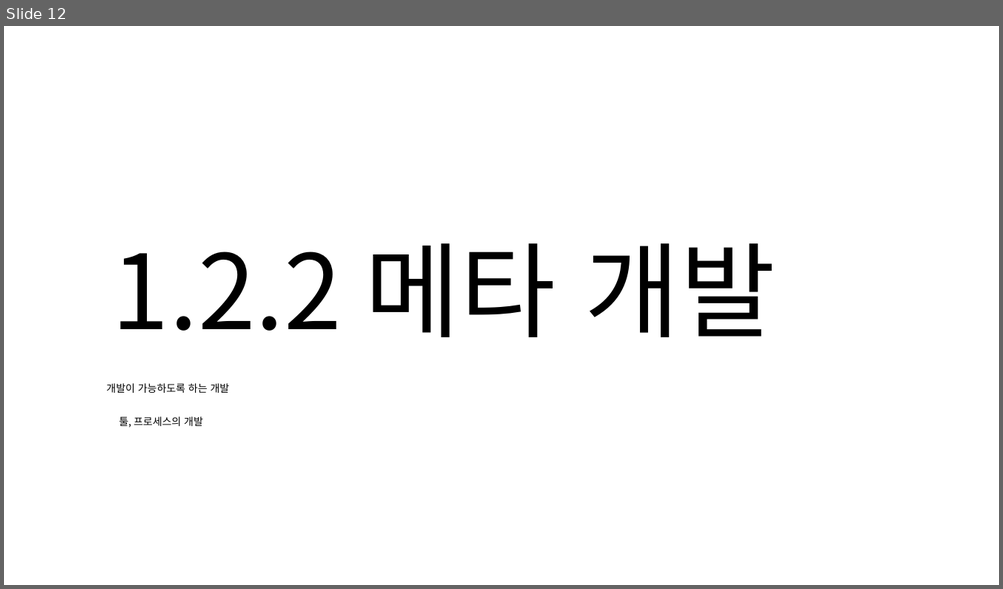
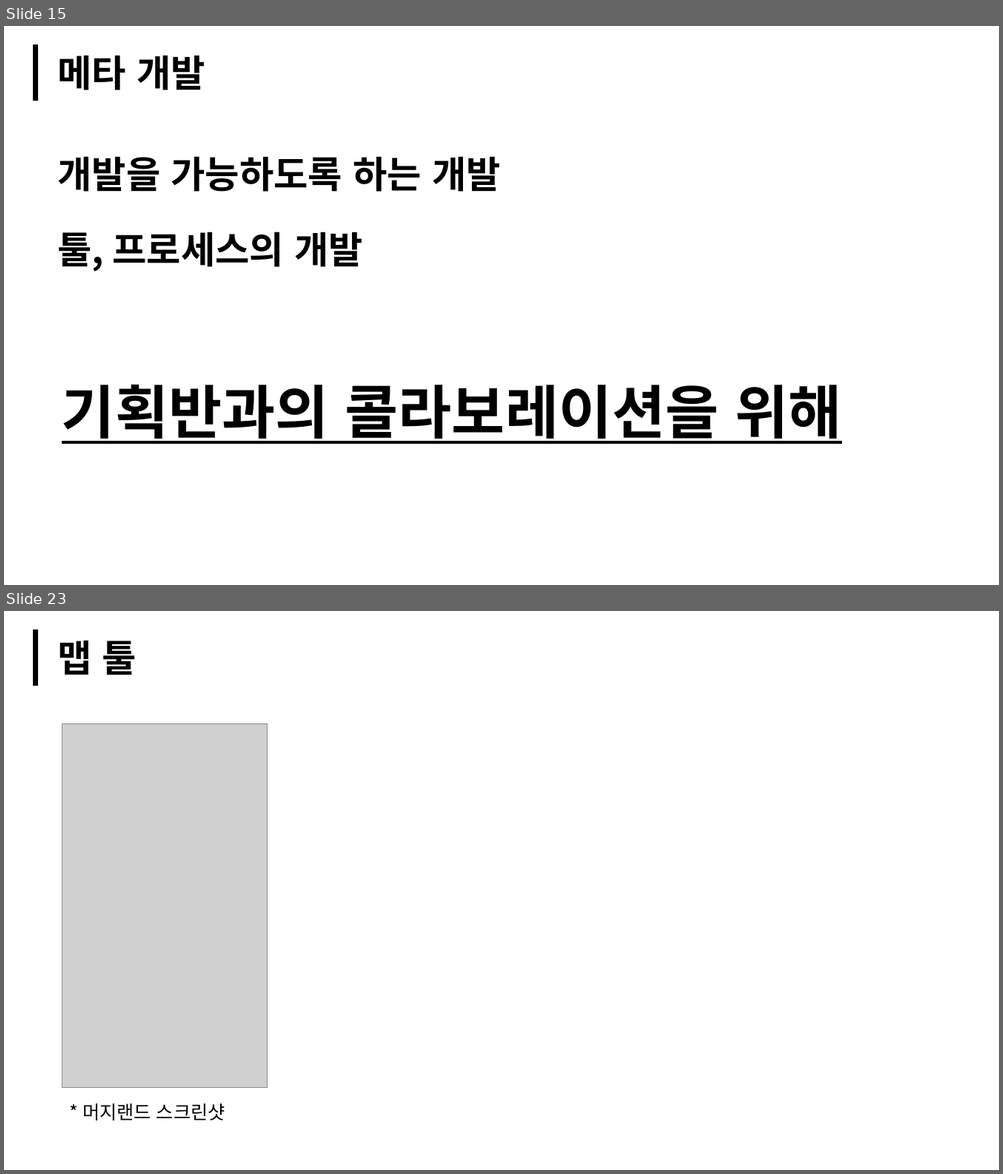
Before and after one commit to Bandyck/WinAPI_Serious, a slide deck: 0818.PPT문서제작/WinApiProject_Serious_임경태.pptx. Shown one above the other, each under a label of ours: slide 12 before the commit, slides 15 and 23 after it; the slides between them are not shown. The pictures are 1003x589 and 1003x1174 pixels, drawn with LibreOffice and Linux fonts; fonts in the diff are those of the drawing; grey boxes stand for pictures. Boxes give left, top, right and bottom in pixels: in the first picture for what was removed or moved away, otherwise in the second. Text is boxed around its words. In the diff, an @@ line names an element or a change of style, - is before the commit and + after.

```diff
--- a/0818.PPT문서제작/WinApiProject_Serious_임경태.pptx
+++ b/0818.PPT문서제작/WinApiProject_Serious_임경태.pptx
@@ slide 23 added at <box>4,611,999,1170</box>, background #FFFFFF @@
@@ line added from (35, 629) to (35, 686), #000000 5 pt @@
@@ text added at <box>57,640,136,675</box>, 36 pt, text #000000, bold @@
+맵 툴
@@ picture added at <box>62,723,267,1088</box> @@
@@ text added at <box>82,1104,225,1121</box>, 18 pt, text #000000 @@
+* 머지랜드 스크린샷
@@ what was slide 12 is now slide 15 @@
@@ slide 15 changed as well @@
@@ line added from (35, 44) to (35, 101), #000000 5 pt @@
@@ text at <box>57,55,205,90</box>: text changed; size 100 to 36 pt; font Noto Sans CJK KR to Montserrat; bold on @@
-1.2.2 메타 개발
+메타 개발
@@ text at <box>57,156,501,192</box>: text changed; size 10 to 36 pt; bold on @@
-개발이 가능하도록 하는 개발
+개발을 가능하도록 하는 개발
@@ text "툴, 프로세스의 개발": place and size @@
-text "툴, 프로세스의 개발" at <box>119,417,203,428</box>
+text "툴, 프로세스의 개발" at <box>57,232,363,272</box>
@@ text "툴, 프로세스의 개발" at <box>57,232,363,272</box>: size 10 to 36 pt, bold on @@
@@ text added at <box>62,384,842,444</box>, 56 pt, text #000000, bold, underline @@
+기획반과의 콜라보레이션을 위해
```
Also in this commit, not shown: 7 other slides changed, 18 other slides added, 11 slides removed.
